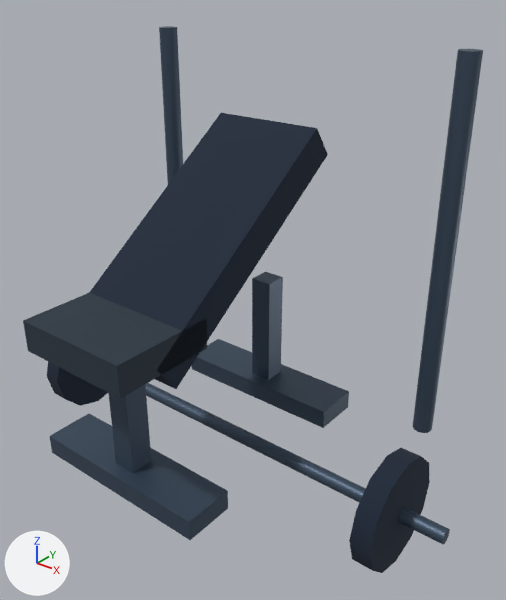
Renders of the glTF model motion/models/barbell_incline.glb from each side of a commit.
One viewpoint serves both versions: a 50 mm camera at (1.43, -1.57, 1.53) aimed at (0.14, 0.04, 0.53). The axes (+X, +Y, +Z) are drawn at lower left. The lights are the same throughout. The first picture is the older version. Where no turn or scale is listed for an object, it has been applied to the vertices. Vertices at exactly the same position are counted once.

The scene before the commit, as lines of its bpy script (objects in view):
```python
ob_barbell = bpy.data.objects.new('barbell', me_mesh_5)
ob_barbell.location = (0.0, 0.0, 0.0)
ob_barbell_plate = bpy.data.objects.new('barbell_plate', me_mesh_6)
ob_barbell_plate.location = (-0.72, 0.0, 0.0)
ob_barbell_plate_001 = bpy.data.objects.new('barbell_plate.001', me_mesh_7)
ob_barbell_plate_001.location = (0.72, 0.0, 0.0)
ob_benchfoot = bpy.data.objects.new('benchFoot', me_mesh_2)
ob_benchfoot.location = (0.0, 0.3, 0.04)
ob_benchfoot_001 = bpy.data.objects.new('benchFoot.001', me_mesh_4)
ob_benchfoot_001.location = (0.0, -0.4, 0.04)
ob_benchleg = bpy.data.objects.new('benchLeg', me_mesh_1)
ob_benchleg.location = (0.0, 0.3, 0.24)
ob_rack_001 = bpy.data.objects.new('rack.001', me_mesh_9)
ob_rack_001.location = (0.6, 0.45, 0.65)
ob_seat = bpy.data.objects.new('seat', me_mesh_0)
ob_seat.location = (0.0, -0.05, 0.74)
ob_seatpad = bpy.data.objects.new('seatPad', me_mesh_10)
ob_seatpad.location = (0.0, -0.42, 0.55)
# also in view: 'rack' at (-0.6, 0.45, 0.65); 'benchLeg.001' at (0.0, -0.4, 0.24)
```
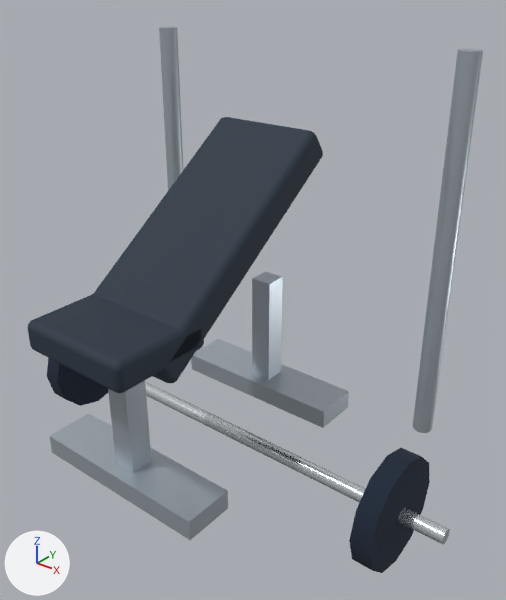
What differs and where, as boxes (x1, y1, x2, y2) in the pictures (506 x 600 px):
'seat', recoloured, reshaped
    before: (89, 113, 328, 389)
    after: (93, 117, 323, 383)
'seatPad', reshaped (7% shorter)
    before: (23, 293, 207, 399)
    after: (28, 294, 204, 393)
'benchFoot.001', recoloured, surface changed (dark blue to pale blue)
    both: (50, 414, 228, 540)
'rack.001', recoloured, surface changed (dark blue to pale blue)
    both: (413, 49, 483, 433)
'benchFoot', recoloured, surface changed (dark blue to pale blue)
    both: (192, 339, 349, 428)
'barbell', recoloured, surface changed
    both: (145, 383, 450, 545)
'benchLeg', recoloured, surface changed (dark blue to pale blue)
    both: (252, 272, 283, 380)
'benchLeg.001', recoloured, surface changed (dark blue to pale blue)
    both: (109, 385, 151, 473)
'rack', recoloured, surface changed (dark blue to pale blue)
    both: (159, 26, 183, 184)

Diff of the bpy script that builds the scene:
```diff
--- a/motion/models/barbell_incline.glb.py
+++ b/motion/models/barbell_incline.glb.py
@@ mat_material_0 @@
 mat_material_0 = principled_material('Material_0')
-mat_material_0.base_color = (0.00857, 0.0185, 0.0395)  # dark blue #172538
+mat_material_0.base_color = (0.0194, 0.0343, 0.0545)  # dark blue #263442
 mat_material_0.roughness = 0.95
@@ mat_material_1 @@
 mat_material_1 = principled_material('Material_1')
-mat_material_1.base_color = (0.0578, 0.0908, 0.138)  # dark blue #445568
+mat_material_1.base_color = (0.491, 0.552, 0.61)  # pale blue #bac4cd
 mat_material_1.metallic = 0.5
-mat_material_1.roughness = 0.45
+mat_material_1.roughness = 0.36
@@ mat_material_2 @@
 mat_material_2 = principled_material('Material_2')
-mat_material_2.base_color = (0.0194, 0.0343, 0.0513)  # dark blue #263440
-mat_material_2.roughness = 0.84
+mat_material_2.base_color = (0.745, 0.791, 0.823)  # white #e0e6ea
+mat_material_2.roughness = 0.23
+mat_material_2.metallic = 0.8
@@ me_mesh_0 @@
 # used by ob_seat; location = (0.0, -0.05, 0.74)
-me_mesh_0.from_pydata(...)  # 8 vertices, 12 faces; spans x -0.2..0.2, y -0.407..0.407, z -0.314..0.314
+me_mesh_0.from_pydata(...)  # 296 vertices, 588 faces; spans x -0.2..0.2, y -0.396..0.396, z -0.304..0.304
+# me_mesh_0 part 1: 8 vertices removed from x -0.2..0.2, y -0.407..0.407, z -0.314..0.314; 296 vertices added at x -0.2..0.2, y -0.396..0.396, z -0.304..0.304
 me_mesh_0.materials.append(mat_material_0)
@@ me_mesh_5 @@
 me_mesh_5.from_pydata(...)  # 28 vertices, 48 faces; spans x -0.9..0.9, y -0.03..0.03, z -0.03..0.03
-me_mesh_5.materials.append(mat_material_1)  # dark blue #445568
+me_mesh_5.materials.append(mat_material_2)  # white #e0e6ea
@@ me_mesh_10 @@
 # used by ob_seatpad; location = (0.0, -0.42, 0.55)
-me_mesh_10.from_pydata(...)  # 8 vertices, 12 faces; spans x -0.2..0.2, y -0.17..0.17, z -0.05..0.05
-me_mesh_10.materials.append(mat_material_2)  # dark blue #263440
+me_mesh_10.from_pydata(...)  # 296 vertices, 588 faces; spans x -0.2..0.2, y -0.17..0.17, z -0.05..0.05
+# me_mesh_10 part 2: 8 vertices removed from x -0.2..0.2, y -0.17..0.17, z -0.05..0.05; 296 vertices added at x -0.2..0.2, y -0.17..0.17, z -0.05..0.05
+me_mesh_10.materials.append(mat_material_0)  # dark blue #263442
```
